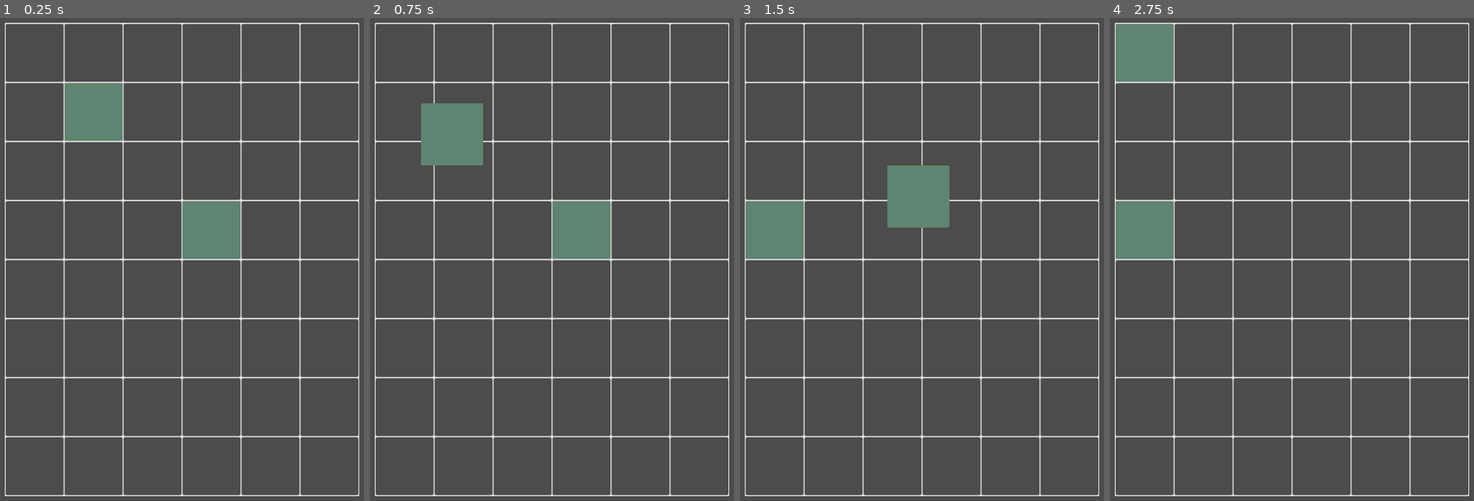
Above: before the commit, frames 1-4 (left to right).
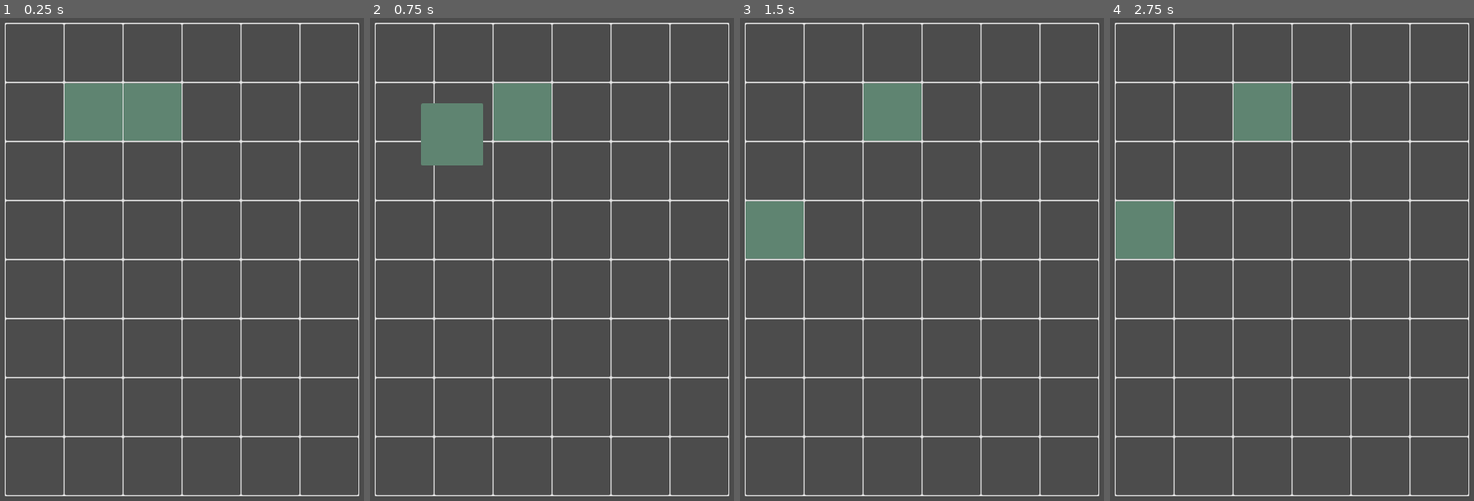
Above: after the commit, the same moments.

Repository: ax9880/genso-battle
Game: Godot game, scene res://Main.tscn
Two runs of this game, one before a commit and one after it. Both use one fixed random seed, a clock stepped at 60 frames per second and the inputs below.
Inputs (mouse positions are in pixels of both pictures, inside the frame that each line leads up to):
- Up to frame 1 (0.25 s): no input
- Up to frame 2 (0.75 s): tap Enter at 0.5 s; drag from (464, 109) to (406, 230) at 0.52 s
- Up to frame 3 (1.5 s): drag from (951, 230) to (776, 51) at 1.27 s
- Up to frame 4 (2.75 s): move the mouse to (1335, 61) at 2.02 s; click (1335, 61) at 2.17 s

The runs differ from the first frame. In frame 1, 3.8% of the frame differs, in the area x 33-67%, y 13-50%; in frame 2, 3.8%; in frame 3, 4.1%, in the area x 33-58%, y 13-44%; in frame 4, 3.8%.

Commit message:
Swapping on drop, but not completely fixed yet

Diff:
--- a/Grid.gd
+++ b/Grid.gd
@@ -71,6 +71,10 @@
 	cell.modulate = Color.red
 
 
+# Bugs to fix:
+# [x] Tunneling
+# [-] Dropping in same tile as unit
+# [-] Unit sometimes dropped but then it can't be swapped
 func _on_cell_body_exited(area: Area2D, cell: CellArea2D) -> void:
 	cell.modulate = Color.white
 
@@ -82,16 +86,7 @@
 
 	var _is_present: bool = active_unit_entered_cells.erase(cell.name)
 
-	var minimum_distance: float = 1000000.0
-	var selected_cell: CellArea2D = null
-
-	# Sets the currently active area to the cell closest to the unit's origin
-	for entered_cell in active_unit_entered_cells.values():
-		var distance_squared: float = active_unit.position.distance_squared_to(entered_cell.position)
-
-		if distance_squared < minimum_distance: # and cell does not contain an enemy unit (just in case)
-			minimum_distance = distance_squared
-			selected_cell = entered_cell
+	var selected_cell: CellArea2D = _find_closest_cell(active_unit.position)
 
 	if selected_cell != null:
 		# TODO: If there's an enemy in the selected cell then don't do this assignment
@@ -100,27 +95,15 @@
 
 		active_unit_current_cell = selected_cell
 
-		#print("Left %s and entered %s" % [active_unit_last_valid_cell.coordinates, selected_cell.coordinates])
+		print("Left %s and entered %s" % [active_unit_last_valid_cell.coordinates, selected_cell.coordinates])
+
 		if selected_cell.coordinates.distance_to(active_unit_last_valid_cell.coordinates) > 1.9:
 			active_unit_last_valid_cell.modulate = Color.red
 			print("Warning! Jumped more than 1 tile")
 
-		var swapped_unit: Node2D = active_unit_current_cell.unit
+		var unit_to_swap: Node2D = active_unit_current_cell.unit
 
-		if swapped_unit != null and (active_unit != swapped_unit):
-			active_unit_last_valid_cell.unit = swapped_unit
-			active_unit_current_cell.unit = active_unit
-
-			print("Swapped from %s to %s" % [active_unit_current_cell.coordinates, active_unit_last_valid_cell.coordinates])
-
-			if active_unit_current_cell.coordinates.distance_to(active_unit_last_valid_cell.coordinates) > 1.9:
-				#print("Warning! Jumped more than 1 tile")
-				pass
-
-			swapped_unit.move_to_new_cell(active_unit_last_valid_cell.position)
-		else:
-			active_unit_last_valid_cell.unit = null
-			active_unit_current_cell.unit = active_unit
+		_swap_units(active_unit, unit_to_swap, active_unit_current_cell, active_unit_last_valid_cell)
 
 
 func _on_Unit_picked_up(unit: Node2D, unit_position: Vector2) -> void:
@@ -130,16 +113,56 @@
 	active_unit_last_valid_cell = active_unit_current_cell
 	active_unit_entered_cells.clear()
 
+	for other_unit in $Units.get_children():
+		if other_unit != unit:
+			other_unit.disable_selection_area()
+
+
+func _find_closest_cell(unit_position: Vector2) -> CellArea2D:
+	var minimum_distance: float = 1000000.0
+	var selected_cell: CellArea2D = null
+
+	for entered_cell in active_unit_entered_cells.values():
+		var distance_squared: float = unit_position.distance_squared_to(entered_cell.position)
+
+		if distance_squared < minimum_distance: # and cell does not contain an enemy unit (just in case)
+			minimum_distance = distance_squared
+			selected_cell = entered_cell
+
+	return selected_cell
+
+
+func _swap_units(active_unit: Node2D, unit_to_swap: Node2D, next_active_cell: CellArea2D, last_valid_cell: CellArea2D) -> void:
+	next_active_cell.unit = active_unit
+	last_valid_cell.unit = unit_to_swap
+
+	print("Swapped from %s to %s" % [next_active_cell.coordinates, last_valid_cell.coordinates])
+
+	if unit_to_swap != null and active_unit != unit_to_swap:
+		unit_to_swap.move_to_new_cell(last_valid_cell.position)
+
 
 func _on_Unit_released(unit: Node2D, unit_position: Vector2) -> void:
-	# TODO: snap to active area or last active area if that one is not valid
-	#var cell_coordinates: Vector2 = _get_cell(active_unit_current_cell.position)
-	#print("Cell: (", cell_coordinates.x, ", ", cell_coordinates.y, ")")
-
 	var cell_origin: Vector2 = Vector2.ZERO
 
-	# Active cell is available
-	if active_unit_current_cell.unit == null or active_unit_current_cell.unit == unit:
+	var selected_cell: CellArea2D = _find_closest_cell(unit.position)
+
+	# FIXME: The other branches may not be necessary
+	# The null check may not be necessary either
+	if selected_cell != null:
+		if selected_cell.unit == null or selected_cell.unit == unit:
+			active_unit_current_cell.unit = null
+			selected_cell.unit = unit
+			cell_origin = selected_cell.position
+		else:
+			# TODO: If ally, then swap
+			# Else, pick the last valid cell
+
+			# Now, if the cell is not null but there is an ally, swap them
+			_swap_units(unit, selected_cell.unit, selected_cell, active_unit_current_cell)
+
+			cell_origin = selected_cell.position
+	elif active_unit_current_cell.unit == null:
 		active_unit_last_valid_cell.unit = null
 		active_unit_current_cell.unit = unit
 
@@ -156,6 +179,9 @@
 
 	unit.snap_to_grid(cell_origin)
 
+	for other_unit in $Units.get_children():
+		other_unit.enable_selection_area()
+
 
 # Returns the x, y coordinates of a cell (whole numbers)
 func _get_cell(unit_position: Vector2) -> Vector2:
--- a/Main.tscn
+++ b/Main.tscn
@@ -89,7 +89,7 @@
 [node name="Units" type="Node2D" parent="Grid"]
 
 [node name="Unit" parent="Grid/Units" instance=ExtResource( 2 )]
-position = Vector2( 144, 176 )
+position = Vector2( 152, 152 )
 
 [node name="Unit2" parent="Grid/Units" instance=ExtResource( 2 )]
-position = Vector2( 352, 328 )
+position = Vector2( 248, 152 )
--- a/Unit.gd
+++ b/Unit.gd
@@ -15,6 +15,7 @@
 
 export var velocity_pixels_per_second: float = 10.0
 export var snap_velocity_pixels_per_second: float = 100.0
+export var swap_velocity_pixels_per_second: float = 200.0
 export var max_velocity_pixels_per_second: float = 2048.0 # 2048
 
 # Proportional control constant
@@ -33,6 +34,7 @@
 
 signal picked_up(unit, unit_position)
 signal released(unit, unit_position)
+signal snapped_to_grid()
 
 
 func _ready() -> void:
@@ -50,6 +52,9 @@
 func move_to_new_cell(target_position: Vector2) -> void:
 	tween.remove(self, ":position")
 
+	var distance: float = position.distance_to(target_position)
+	var tween_time_seconds: float = distance / swap_velocity_pixels_per_second
+
 	tween.interpolate_property(self, "position",
 				position, target_position,
 				0.25,
@@ -64,6 +69,14 @@
 
 func disable_swap_area() -> void:
 	Utils.disable_object($SwapArea2D/CollisionShape2D)
+
+
+func enable_selection_area() -> void:
+	Utils.enable_object($SelectionArea2D/CollisionShape2D)
+
+
+func disable_selection_area() -> void:
+	Utils.disable_object($SelectionArea2D/CollisionShape2D)
 
 
 func _move_towards_mouse() -> void:
@@ -150,6 +163,8 @@
 				Tween.TRANS_SINE)
 
 			tween.start()
+		STATE.SNAPPING_TO_GRID:
+			disable_swap_area()
 
 	current_state = new_state
 
